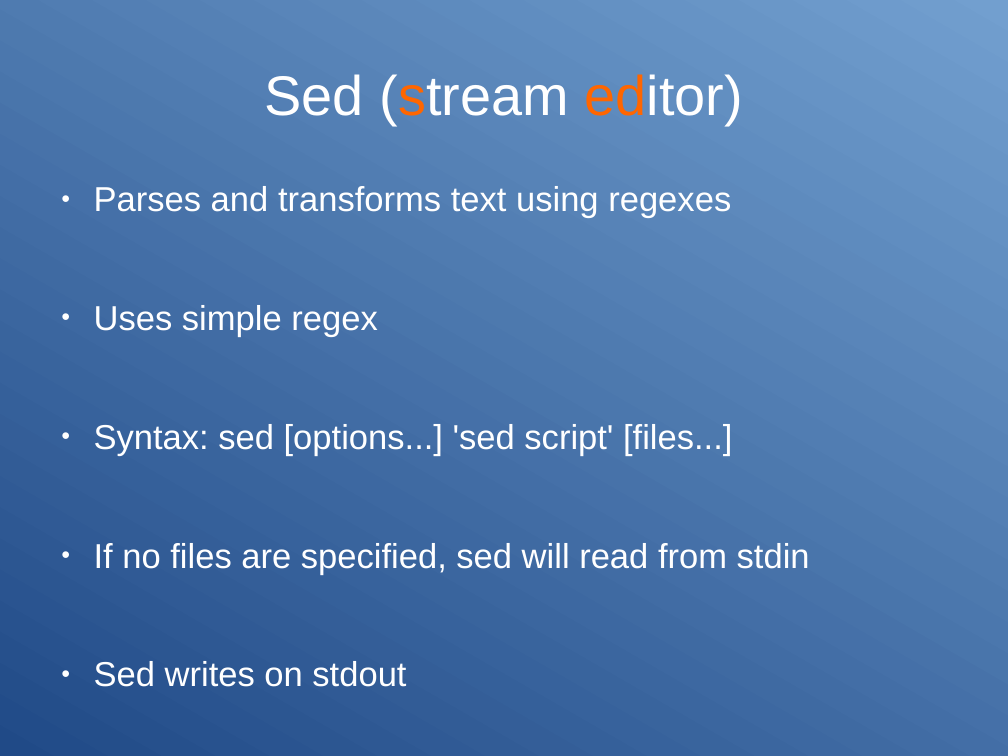
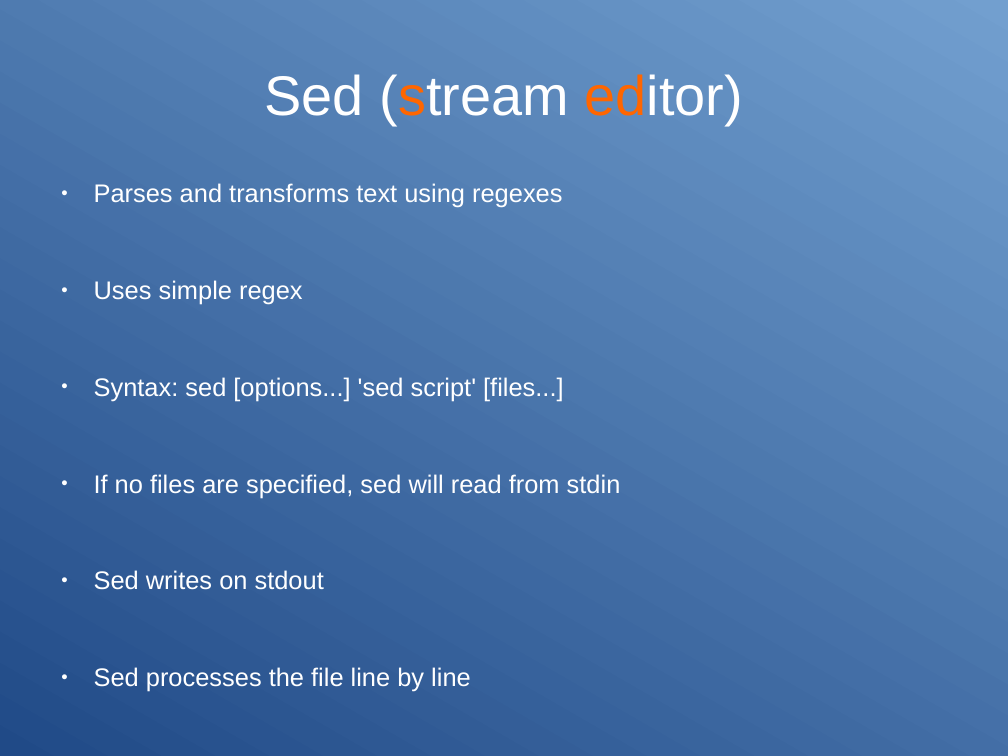
Before and after one commit to Clibre/An-introduction-to-bash, a slide deck: slide 50 of presentation.odp. Drawn at 1008x756 pixels with LibreOffice and Linux fonts; fonts in the diff are those of the drawing. Boxes give left, top, right and bottom in pixels: in the first picture for what was removed or moved away, otherwise in the second. Text is boxed around its words. In the diff, an @@ line names an element or a change of style, - is before the commit and + after.

```diff
--- a/presentation.odp
+++ b/presentation.odp
@@ text at [94,183,621,590]: size 27.2 to 20 pt in "Parses and transforms text using regexes", "Uses simple regex", "Syntax: sed [options...] 'sed script' [files...]", "If no files are specified, sed will ..." and 1 more places @@
@@ text at [94,667,471,692]: paragraph added @@
+● Sed processes the file line by line
```
Also in this commit, not shown: 1 other slide changed, 5 slides added, 2 other files.
